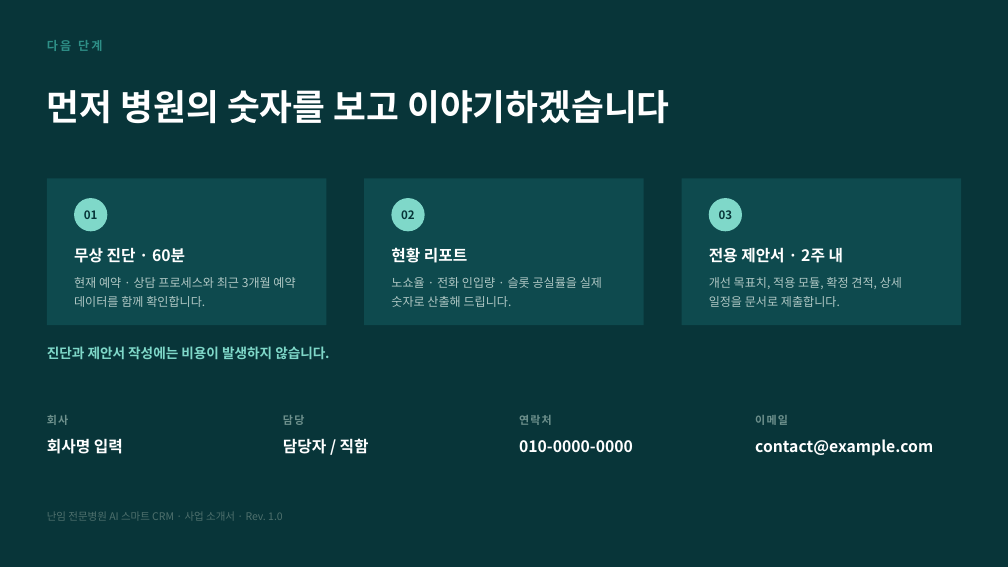
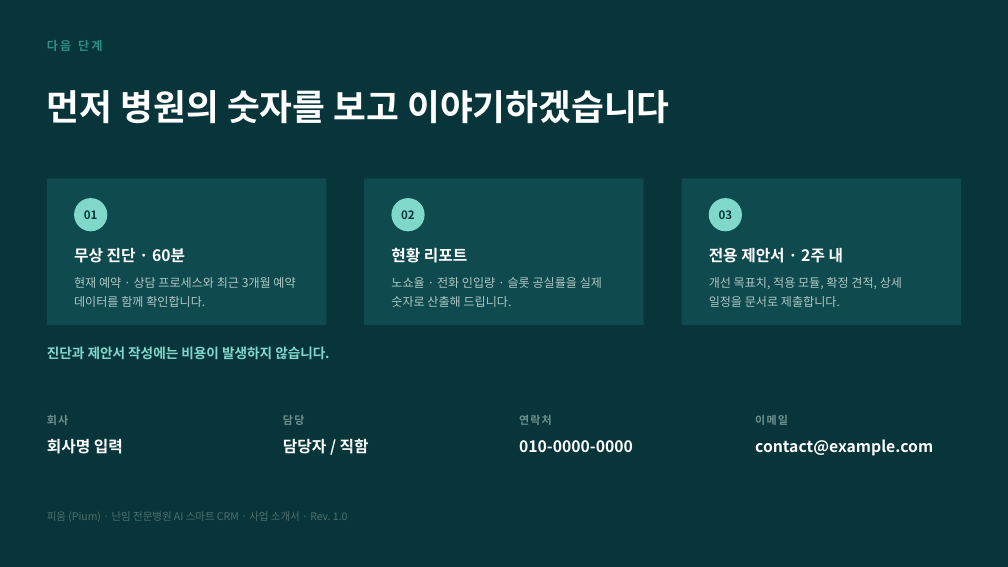
Before and after one commit to niceverygood/maria-reservation, a slide deck: slide 15 of docs/ai-smart-crm-proposal.pptx. Drawn at 1008x567 pixels with LibreOffice and Linux fonts; fonts in the diff are those of the drawing. Boxes give left, top, right and bottom in pixels: in the first picture for what was removed or moved away, otherwise in the second. Text is boxed around its words. In the diff, an @@ line names an element or a change of style, - is before the commit and + after.

```diff
--- a/docs/ai-smart-crm-proposal.pptx
+++ b/docs/ai-smart-crm-proposal.pptx
@@ text at [47, 512, 348, 521]: text changed @@
-난임 전문병원 AI 스마트 CRM · 사업 소개서 · Rev. 1.0
+피움 (Pium) · 난임 전문병원 AI 스마트 CRM · 사업 소개서 · Rev. 1.0
```
Also in this commit, not shown: 4 other slides changed, 3 other files.
